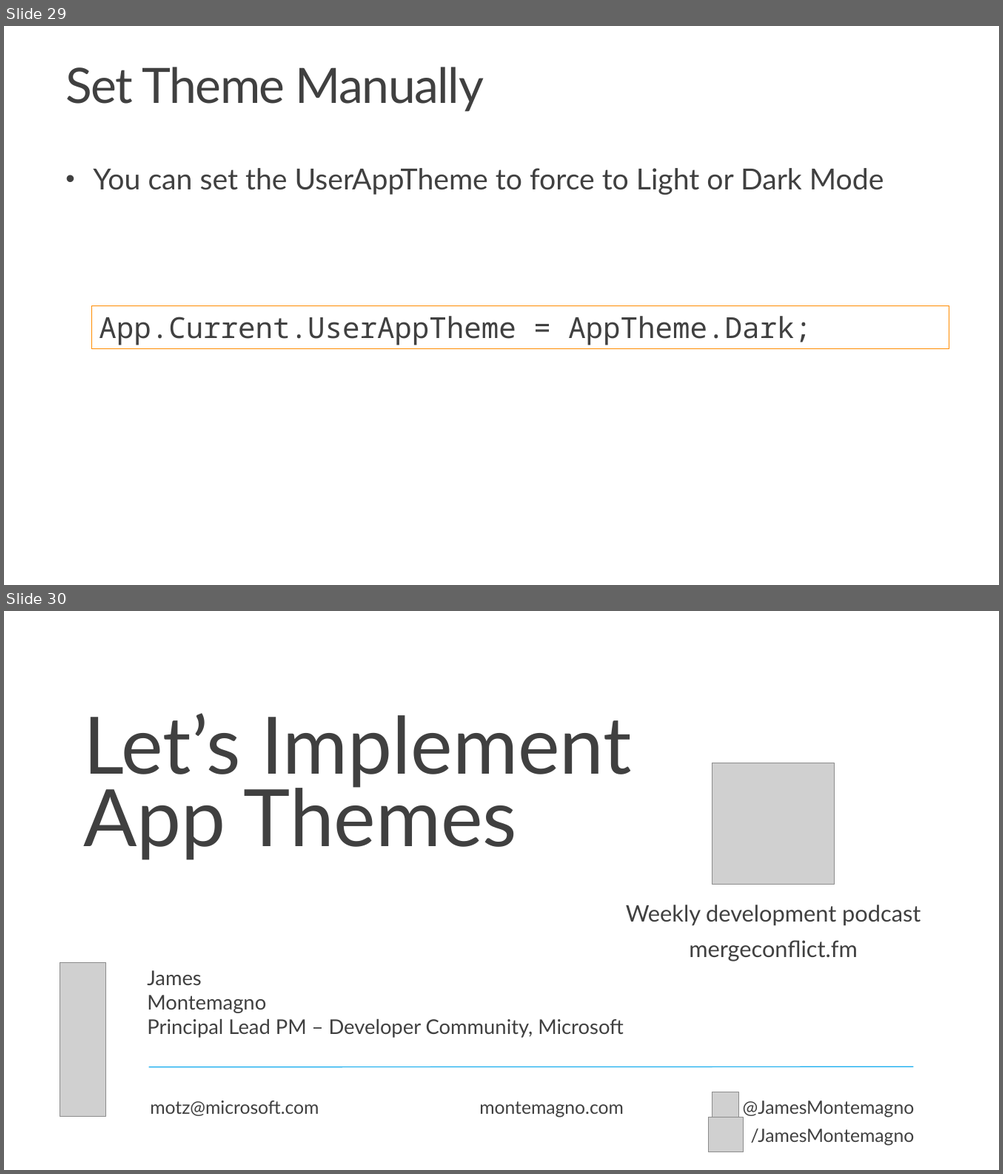
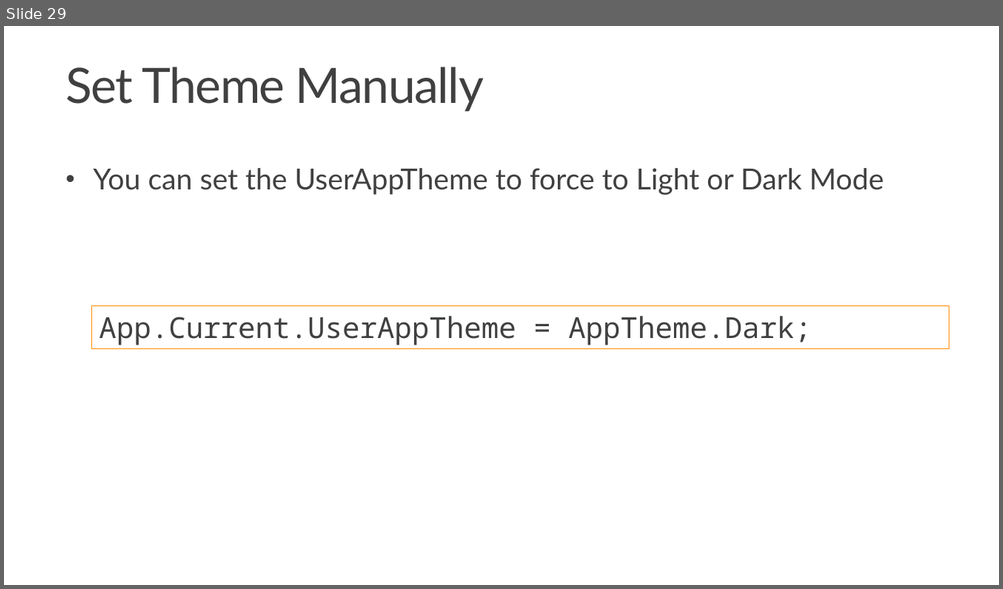
Before and after one commit to dotnet-presentations/dotnet-maui-workshop, a slide deck: Slides/Workshop6 - App Themes.pptx. Shown one above the other, each under a label of ours: slides 29 and 30 before the commit, slide 29 after it. The pictures are 1003x1174 and 1003x589 pixels, drawn with LibreOffice and Linux fonts; fonts in the diff are those of the drawing; grey boxes stand for pictures; background and template pictures are left out. Boxes give left, top, right and bottom in pixels: in the first picture for what was removed or moved away, otherwise in the second. Text is boxed around its words. In the diff, an @@ line names an element or a change of style, - is before the commit and + after.

Commit message:
Buncha slide updates! (#136)
* Fixing part 0 slides inc removing the montemagno branding, old dotnet 6 stuff, updated design

* updating part 1 slides

* slide updates and deleting old junk

* moar slide updates

* re-adding part 5 lol

* shrink slides

---------

```diff
--- a/Slides/Workshop6 - App Themes.pptx
+++ b/Slides/Workshop6 - App Themes.pptx
@@ slide 30 removed at (4, 611, 999, 1170), background #FFFFFF @@
@@ text removed at (83, 713, 632, 860) @@
-Let’s Implement
-App Themes
@@ picture removed at (712, 763, 834, 884) @@
@@ text removed at (626, 905, 920, 962) @@
-Weekly development podcast
-mergeconflict.fm
@@ picture removed at (60, 963, 105, 1118) @@
@@ text removed at (147, 971, 623, 1038) @@
-James
-Montemagno
-Principal Lead PM – Developer Community, Microsoft
@@ line removed from (149, 1068) to (913, 1067) @@
@@ picture removed at (712, 1092, 739, 1119) @@
@@ text removed at (150, 1101, 318, 1116) @@
-motz@microsoft.com
@@ text removed at (479, 1102, 623, 1118) @@
-montemagno.com
@@ picture removed at (708, 1118, 743, 1153) @@
@@ text removed at (743, 1101, 914, 1146) @@
-@JamesMontemagno
-/JamesMontemagno
```
Also in this commit, not shown: 2 slides added, 1 other slide removed, 5 other files.
